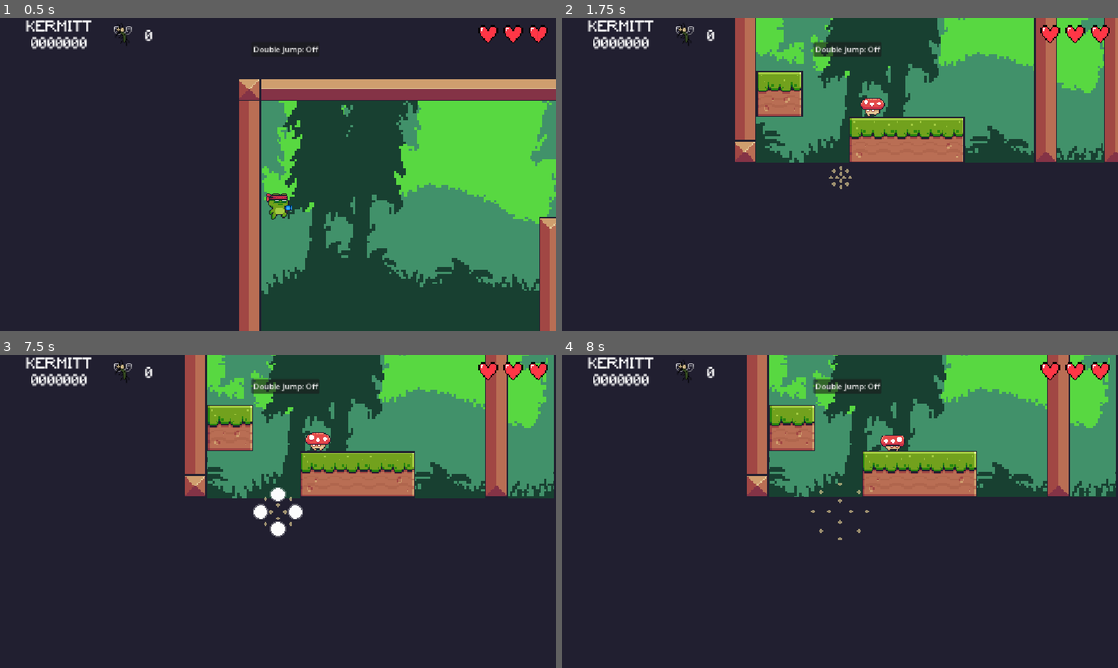
Above: before the commit, frames 1-4 (two rows, left to right).
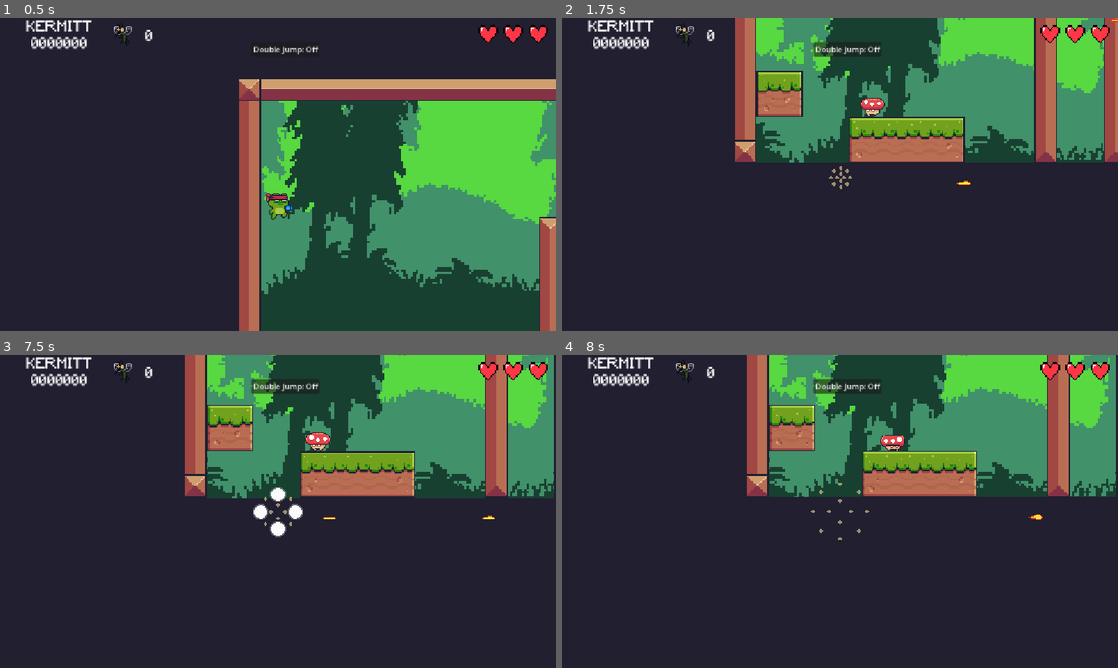
Above: after the commit, the same moments.

Repository: kshitij-vashisth/project_platformer
Game: Godot game, scene res://Assets/Scenes/Levels/Level_0-1.tscn
Same seed, same stepped clock (60 frames per second), same inputs: the game is played once before the commit and once after it. This scene is started directly instead of the project's main scene.
Inputs (mouse positions are in pixels of both pictures, inside the frame that each line leads up to):
- Up to frame 1 (0.5 s): no input
- Up to frame 2 (1.75 s): move the mouse to (962, 158) at 0.52 s; hold D (right) 0.53-1.28 s; click (962, 158) at 0.6 s; move the mouse to (728, 190) at 1.27 s; hold S (down) from 1.28 s (still down); click (728, 190) at 1.35 s
- Up to frame 3 (7.5 s): move the mouse to (333, 442) at 2.02 s; release S (down) at 2.03 s; hold D (right) 2.03-2.78 s; right-click (333, 442) at 2.1 s; click (333, 442) at 2.3 s; move the mouse to (250, 574) at 2.77 s; hold Space (up) 2.78-3.53 s; click (250, 574) at 2.85 s; tap Enter at 3.5, 5 s; move the mouse to (444, 558) at 3.52 s; hold A (left) 3.53-5.03 s; click (444, 558) at 3.6 s; tap Space (up) at 4.25 s; move the mouse to (111, 464) at 4.27 s; right-click (111, 464) at 4.35 s; click (111, 464) at 4.55 s; move the mouse to (305, 511) at 5.02 s; hold S (down) 5.03-5.78 s; click (305, 511) at 5.1 s; move the mouse to (194, 433) at 5.77 s; hold D (right) 5.78-6.53 s; click (194, 433) at 5.85 s; move the mouse to (400, 495) at 6.52 s; hold Space (up) 6.53-7.28 s; right-click (400, 495) at 6.6 s; click (400, 495) at 6.8 s; move the mouse to (166, 527) at 7.27 s; hold D (right) from 7.28 s (still down); click (166, 527) at 7.35 s
- Up to frame 4 (8 s): keep holding D (right)

Frame 1 is identical in both runs. In frame 2, less than 0.1% of the frame differs, in the area x 71-100%, y 0-54%; in frame 3, less than 0.1%; in frame 4, less than 0.1%.

Commit message:
[feature] added working shooting bullets, added points as feature

Diff:
--- /dev/null
+++ b/Assets/Elements/bullet.tscn
@@ -0,0 +1,65 @@
+[gd_scene format=3 uid="uid://umj82krvhivy"]
+
+[ext_resource type="Texture2D" uid="uid://be7oyv5mdqhq4" path="res://Assets/Art/projectiles/bullet1.png" id="1_omsjc"]
+[ext_resource type="Script" uid="uid://cl7c7tg5ms1tp" path="res://Assets/Scripts/Elements/bullet.gd" id="2_hdrs6"]
+
+[sub_resource type="AtlasTexture" id="AtlasTexture_hdrs6"]
+atlas = ExtResource("1_omsjc")
+region = Rect2(0, 0, 16, 16)
+
+[sub_resource type="AtlasTexture" id="AtlasTexture_uxfmu"]
+atlas = ExtResource("1_omsjc")
+region = Rect2(16, 0, 16, 16)
+
+[sub_resource type="AtlasTexture" id="AtlasTexture_fp0jr"]
+atlas = ExtResource("1_omsjc")
+region = Rect2(32, 0, 16, 16)
+
+[sub_resource type="AtlasTexture" id="AtlasTexture_cid81"]
+atlas = ExtResource("1_omsjc")
+region = Rect2(48, 0, 16, 16)
+
+[sub_resource type="SpriteFrames" id="SpriteFrames_0cgwx"]
+animations = [{
+"frames": [{
+"duration": 1.0,
+"texture": SubResource("AtlasTexture_hdrs6")
+}, {
+"duration": 1.0,
+"texture": SubResource("AtlasTexture_uxfmu")
+}, {
+"duration": 1.0,
+"texture": SubResource("AtlasTexture_fp0jr")
+}, {
+"duration": 1.0,
+"texture": SubResource("AtlasTexture_cid81")
+}],
+"loop": 1,
+"name": &"default",
+"speed": 12.0
+}]
+
+[sub_resource type="RectangleShape2D" id="RectangleShape2D_0cgwx"]
+size = Vector2(13, 6)
+
+[node name="Bullet" type="AnimatedSprite2D" unique_id=254983548]
+texture_filter = 1
+scale = Vector2(2, 2)
+sprite_frames = SubResource("SpriteFrames_0cgwx")
+autoplay = "default"
+frame_progress = 0.86576414
+script = ExtResource("2_hdrs6")
+
+[node name="Timer" type="Timer" parent="." unique_id=970082134]
+wait_time = 5.0
+one_shot = true
+autostart = true
+
+[node name="Area2D" type="Area2D" parent="." unique_id=1929231686]
+
+[node name="CollisionShape2D" type="CollisionShape2D" parent="Area2D" unique_id=1043918390]
+position = Vector2(-0.5, 0)
+shape = SubResource("RectangleShape2D_0cgwx")
+
+[connection signal="timeout" from="Timer" to="." method="_on_timer_timeout"]
+[connection signal="body_entered" from="Area2D" to="." method="_on_area_2d_body_entered"]
--- a/Assets/Scenes/main_character/main_character.tscn
+++ b/Assets/Scenes/main_character/main_character.tscn
@@ -28,6 +28,7 @@
 [ext_resource type="AudioStream" uid="uid://b4hwbtlhab3fp" path="res://Assets/Sounds/SFX/warp-in.wav" id="20_wtvnm"]
 [ext_resource type="Script" uid="uid://brbmefbi70jct" path="res://Assets/Scripts/Player_States/state_dead.gd" id="23_mu4j4"]
 [ext_resource type="AudioStream" uid="uid://dbfl8wmnh7wv3" path="res://Assets/Sounds/SFX/defeated.mp3" id="28_cpqnk"]
+[ext_resource type="AudioStream" uid="uid://ci33yg8f4segf" path="res://Assets/Sounds/SFX/bullet_sounds/normal_bullet.mp3" id="29_sw1ma"]
 
 [sub_resource type="AtlasTexture" id="AtlasTexture_aokoc"]
 atlas = ExtResource("2_ni71n")
@@ -542,7 +543,7 @@
 [sub_resource type="RectangleShape2D" id="RectangleShape2D_o1vrm"]
 size = Vector2(34, 50)
 
-[node name="Player" type="CharacterBody2D" unique_id=2026125797 node_paths=PackedStringArray("player_sprites", "jump_sound", "player_hurt_sound", "sfx_defeat", "state_access")]
+[node name="Player" type="CharacterBody2D" unique_id=2026125797 node_paths=PackedStringArray("player_sprites", "jump_sound", "player_hurt_sound", "sfx_defeat", "sfx_normal_bullet", "state_access")]
 collision_layer = 2
 script = ExtResource("1_4rsxi")
 player_sprites = NodePath("Sprite2D")
@@ -550,6 +551,7 @@
 player_hurt_sound = NodePath("SFX/player_hurt_sound")
 zip_range = 300.0
 sfx_defeat = NodePath("SFX/defeat")
+sfx_normal_bullet = NodePath("SFX/normal_bullet_shoot")
 coyote_time = 100.0
 knockback_velocity = 1200.0
 jump_height = 150.0
@@ -566,10 +568,9 @@
 texture_filter = 1
 scale = Vector2(2, 2)
 sprite_frames = SubResource("SpriteFrames_sw1ma")
-animation = &"destroyed"
+animation = &"walk"
 autoplay = "warp_in"
-frame = 13
-frame_progress = 1.0
+frame_progress = 0.6049543
 
 [node name="MainCollider" type="CollisionShape2D" parent="." unique_id=373265813]
 position = Vector2(1, 7)
@@ -699,3 +700,11 @@
 [node name="defeat" type="AudioStreamPlayer2D" parent="SFX" unique_id=993963295]
 stream = ExtResource("28_cpqnk")
 volume_db = 12.5
+
+[node name="normal_bullet_shoot" type="AudioStreamPlayer2D" parent="SFX" unique_id=2011742684]
+stream = ExtResource("29_sw1ma")
+volume_db = 7.232
+
+[node name="Muzzle" type="Marker2D" parent="." unique_id=644844870]
+unique_name_in_owner = true
+position = Vector2(36, 12)
--- /dev/null
+++ b/Assets/Scripts/Elements/bullet.gd
@@ -0,0 +1,20 @@
+extends AnimatedSprite2D
+
+var SPEED: int = 600
+var direction: float
+
+func _physics_process(delta: float) -> void:
+	if direction < 0:
+		flip_h = true
+	move_local_x(direction * SPEED * delta)
+
+
+func _on_timer_timeout() -> void:
+	queue_free()
+
+
+func _on_area_2d_body_entered(body: Node2D) -> void:
+	if body.is_in_group("enemies"):
+		GameManager.points += body.mushroom_points
+		body.queue_free()
+		queue_free()
--- a/Assets/Scripts/Enemy_States/mushroom.gd
+++ b/Assets/Scripts/Enemy_States/mushroom.gd
@@ -6,7 +6,7 @@
 @export var squash_sound: AudioStreamPlayer2D
 @export var can_move: bool = true
 @export var state_access: StateMachine
-@export var mushroom_points: int = 150
+@export var points: int = 150
 @onready var game_manager: Node = %GameManager
 
 var dying: bool = false
@@ -41,7 +41,7 @@
 		if y_delta > 30:
 			can_move = false
 			dying = true
-			GameManager.points += mushroom_points
+			GameManager.points += points
 			body.velocity.y += -player_bounce_velocity
 			body.jump_count = 1
 			body.change_state("in_air",body.state_access)
--- a/Assets/Scripts/Player_States/state_idle.gd
+++ b/Assets/Scripts/Player_States/state_idle.gd
@@ -3,7 +3,7 @@
 
 @export var player: CharacterBody2D
 @export var ACCEL: float = 10.0
-
+@onready var direction = player.look_dir
 func enter() -> void:
 	player.canMove = true
 	leftStore = player.playerLastLeft
--- a/Assets/Scripts/main_character.gd
+++ b/Assets/Scripts/main_character.gd
@@ -1,11 +1,16 @@
 extends CharacterBody2D
+
+var bullet = preload("res://Assets/Elements/bullet.tscn")
+@onready var muzzle: Marker2D = %Muzzle
+var muzzle_position
+
 var jump_count: int = 0
 var isLeft: bool
 #var isDead: bool = false
 @export var doubleJumpEnabled: bool = false
 var canMove: bool = true
 var playerLastLeft: bool
-var look_dir: int = 0
+var look_dir: int = 1
 @export var player_sprites :AnimatedSprite2D
 @export var slide_speed: int = 4000
 var input_direction = Vector2.ZERO
@@ -25,6 +30,9 @@
 @onready var aim_line: Line2D = %AimLine
 
 
+@export var sfx_normal_bullet: AudioStreamPlayer2D
+
+
 # finer parameters for smoother movement=====================================#
 var wall_pushoff_available: bool = true
 @export var hang_time: float = 0.15
@@ -143,13 +151,32 @@
 func gravity_for_jump(delta) -> void:
 	velocity.y += gravity_get() * delta
 # End of functions for handling gravity=======================#
+func player_muzzle_position() -> void:
+	if look_dir > 0:
+		muzzle.position.x = muzzle_position.x
+	elif look_dir < 0:
+		muzzle.position.x = -muzzle_position.x
+
 
 
 # End of functions==============================================================================================#
-#func _ready() -> void:
+func _ready() -> void:
 	#coyote_timer.wait_time = coyote_time
+	muzzle_position = muzzle.position
 
 func _physics_process(_delta: float) -> void:
+	if Input.is_action_just_pressed("shoot"):
+		player_muzzle_position()
+		sfx_normal_bullet.play()
+		var bullet_instance = bullet.instantiate() as Node2D
+		if is_on_wall():
+			bullet_instance.direction = -look_dir
+		else:
+			bullet_instance.direction = look_dir
+		bullet_instance.global_position = muzzle.global_position
+		get_parent().add_child(bullet_instance)
+
+
 	var lastLives: int = GameManager.lives
 	#orients face for wall jumps and wall slides===#
 	face_orientation()
Binary file added: Assets/Art/projectiles/PC _ Computer - Jazz Jackrabbit 2 _ The Secret Files - Miscellaneous - SFX.png
Binary file added: Assets/Art/projectiles/bullet.png
Binary file added: Assets/Art/projectiles/bullet1.aseprite
Binary file added: Assets/Art/projectiles/bullet1.png
Not shown, added: Assets/Scripts/Elements/bullet.gd.uid
Not shown, added: Assets/Sounds/SFX/bullet_sounds/normal_bullet.mp3
